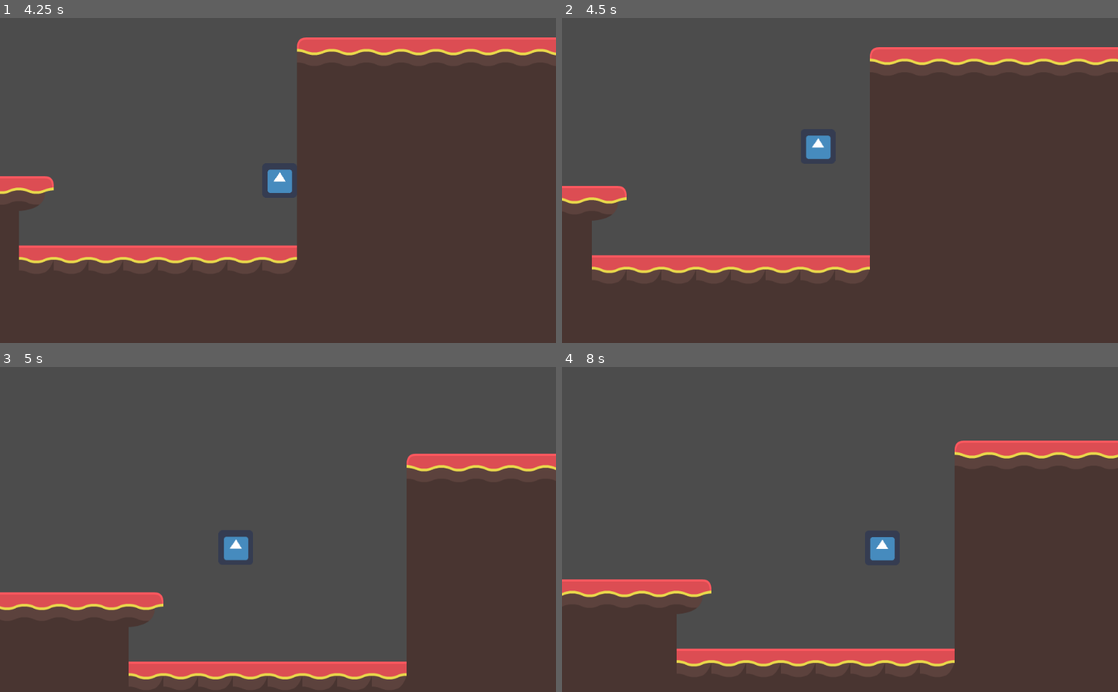
Above: before the commit, frames 1-4 (two rows, left to right).
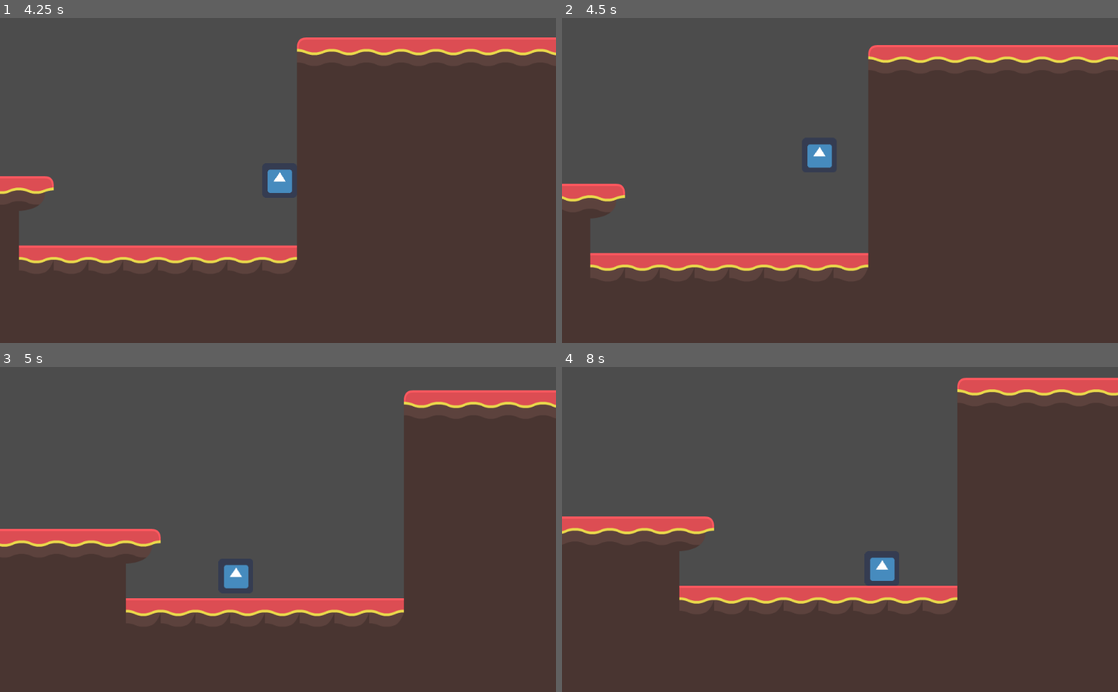
Above: after the commit, the same moments.

Repository: Lukas-VanDyke/Platformer-Prototype
Game: Godot game, scene res://Scenes/Room.tscn
The game is run twice, just before and just after one commit, with the same random seed, the same clock (stepped at 60 frames per second) and the same inputs. The engine's default icon, where the game draws it, is replaced by a stand-in: a white triangle on a blue panel in a dark square.
Inputs (mouse positions are in pixels of both pictures, inside the frame that each line leads up to):
- Up to frame 1 (4.25 s): move the mouse to (400, 164) at 0.52 s; hold D (right) 0.53-2.03 s; tap Space (space) at 0.6, 1.55, 2.1, 2.85, 3.8 s; move the mouse to (166, 196) at 1.27 s; click (166, 196) at 1.35 s; move the mouse to (333, 109) at 2.02 s; hold A (left) 2.03-2.78 s; move the mouse to (250, 245) at 2.77 s; hold D (right) from 2.78 s (still down); move the mouse to (444, 229) at 3.52 s; click (444, 229) at 3.6 s
- Up to frame 2 (4.5 s): move the mouse to (673, 131) at 4.27 s; release D (right) at 4.28 s; hold A (left) from 4.28 s (still down); tap Space (space) at 4.35 s
- Up to frame 3 (5 s): keep holding A (left)
- Up to frame 4 (8 s): move the mouse to (867, 529) at 5.02 s; release A (left) at 5.03 s; hold D (right) 5.03-5.78 s; tap Space (space) at 5.1, 6.05, 6.6, 7.35 s; move the mouse to (756, 448) at 5.77 s; hold A (left) 5.78-7.28 s; click (756, 448) at 5.85 s; move the mouse to (962, 513) at 6.52 s; move the mouse to (728, 545) at 7.27 s; hold D (right) from 7.28 s (still down)

Frame 1 is identical in both runs. In frame 2, 3.8% of the frame differs, in the area x 0-100%, y 8-79%; in frame 3, 23%, in the area x 0-100%, y 7-97%; in frame 4, 22%.

Commit message:
Fixed jitter; made game full screen; fixed double jump direction bug after wall jump

Diff:
--- a/src/Scripts/PlayerController.gd
+++ b/src/Scripts/PlayerController.gd
@@ -144,17 +144,19 @@
 		velocity.x += movementSpeed / 5
 	if Input.is_action_just_pressed("space") and (is_on_floor() or is_on_wall() or not doubleJumpUsed):
 		velocity.y = jumpSpeed
-		if rightWall:
-			velocity.x += (movementSpeed * 5)
-			VelocityCheck()
-			wallJumpCount = 6
-		if leftWall:
-			velocity.x -= (movementSpeed * 5)
-			VelocityCheck()
-			wallJumpCount = 6
-
 		if (not is_on_floor() and not is_on_wall()):
 			doubleJumpUsed = true
+		else:
+			if rightWall:
+				velocity.x += (movementSpeed * 5)
+				VelocityCheck()
+				wallJumpCount = 6
+			if leftWall:
+				velocity.x -= (movementSpeed * 5)
+				VelocityCheck()
+				wallJumpCount = 6
+
+
 	if Input.is_action_just_released("space"):
 		if velocity.y < 0:
 			velocity.y += 300
--- a/src/project.godot
+++ b/src/project.godot
@@ -18,6 +18,14 @@
 config/name="Metoridvania Prototpe"
 run/main_scene="res://Scenes/Room.tscn"
 config/icon="res://icon.png"
+
+[debug]
+
+settings/fps/force_fps=60
+
+[display]
+
+window/size/fullscreen=true
 
 [input]
 
